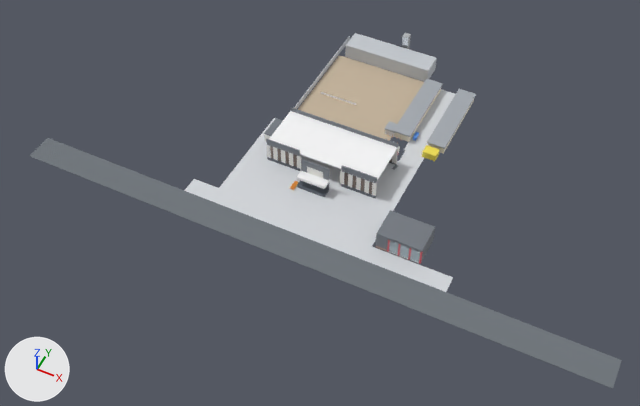
Two versions of the glTF model turon_odob_ilm_3d.glb, one commit apart.
One viewpoint serves both versions: a 50 mm lens placed at (109.0, -228.0, 258.0), pointed at (0.0, -11.0, -14.0). The lights are fixed; the arrows at lower left show +X, +Y and +Z. The first picture is the older version. Vertices at exactly the same position are counted once.

The first picture shows 'Turon_Odob_Ilm_Furqat_Full'.
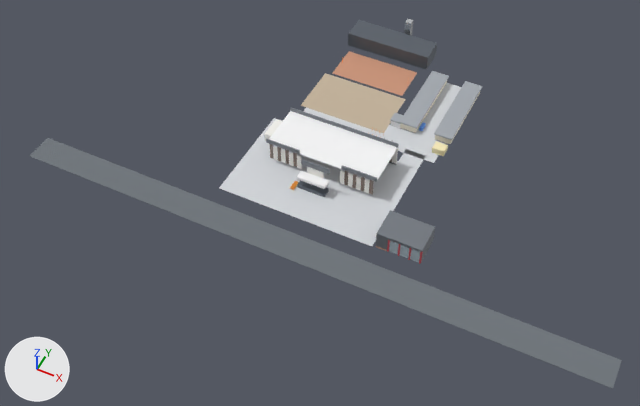
The change in detail:
Material 'Soft_Ochre' (mat_soft_ochre) is new.
Its base color is (0.91, 0.81, 0.48) (beige #f5e8b8).
Its metallic is 0.04.
Its roughness is 0.78.
Material 'Basketball_Court' (mat_basketball_court) is new.
Its base color is (0.6, 0.3, 0.19) (brown #cb9579).
Its metallic is 0.05.
Its roughness is 0.72.
Material 'Dark_SportsHall' (mat_dark_sportshall) is new.
Its base color is (0.13, 0.15, 0.18) (grey #656c76).
Its metallic is 0.4.
Its roughness is 0.48.
me_campusmesh is used by ob_turon_odob_ilm_furqat_full; location (0.0, 0.0, 0.0).
me_campusmesh had 1458 vertices, 2196 faces and spanned x -112.0..128.0, y -52.0..77.0, z -2.0..12.0.
me_campusmesh now has 904 vertices, 1356 faces and spans x -112.0..128.0, y -52.0..87.0, z -2.0..12.0.
me_campusmesh part 1: the loose piece of 8 vertices spanning x -24.0..16.0, y 63.0..73.0, z 0.0..7.0 is moved by (-3.0, 9.0, 0.0), in mat_dark_sportshall (grey #656c76).
me_campusmesh part 2: the loose piece of 8 vertices spanning x 13.0..17.0, y 24.0..29.0, z 0.0..3.0 is moved by (0.0, 6.0, 0.0).
me_campusmesh part 3: the loose piece of 8 vertices spanning x 14.0..15.0, y 23.0..24.0, z 0.0..2.0 is scaled about its middle by (615, 126, 0.0245), then moved by (-8.0, 1.0, -1.0), in mat_paving_courtyard (light grey #d4d7db).
me_campusmesh part 4: a new loose piece, a box spanning x 23.95..32.55, y 20.25..66.75, z -0.04..0.02, in mat_paving_courtyard (light grey #d4d7db).
me_campusmesh part 5: a new loose piece, a box spanning x -27.0..12.0, y 24.5..48.5, z -0.02..0.02, in mat_dirt_field (beige #c4b39b).
me_campusmesh part 6: a new loose piece, a box spanning x -24.25..9.75, y 49.7..67.3, z -0.01..0.04, in mat_basketball_court (brown #cb9579).
me_campusmesh part 7: the loose piece of 8 vertices spanning x -1.0..2.0, y 74.0..77.0, z 0.0..12.0 is moved by (-3.0, 10.0, 0.0).
me_campusmesh part 8: the loose piece of 8 vertices spanning x 32.0..39.0, y 24.0..60.0, z 0.0..3.0 is moved by (1.0, 6.0, 0.0).
me_campusmesh part 9: the loose piece of 8 vertices spanning x 12.0..17.0, y 24.0..29.0, z 3.0 is moved by (0.0, 6.0, 0.0).
me_campusmesh part 10: the loose piece of 8 vertices spanning x 16.0..24.0, y 24.0..61.0, z 3.0..4.0 is moved by (0.0, 6.0, 0.0).
me_campusmesh part 11: the loose piece of 8 vertices spanning x 31.0..39.0, y 24.0..61.0, z 3.0..4.0 is moved by (1.0, 6.0, 0.0).
me_campusmesh part 12: the loose piece of 8 vertices spanning x 32.0..37.0, y 19.0..23.0, z 0.0..3.0 is moved by (2.0, 4.0, 0.0), in mat_soft_ochre (beige #f5e8b8).
me_campusmesh part 13: 30 loose pieces with 254 vertices, spanning x -45.0..65.0, y -40.0..75.0, z 0.0..10.0, are deleted.
me_campusmesh part 14: 29 vertices moved from x 6.0..33.0, y 10.0..30.0, z 0.0..8.0 to x 5.0..33.0, y 10.0..30.0, z 0.0..8.0; 380 vertices removed from x -24.0..52.0, y -32.0..30.0, z 0.0..10.0; 24 vertices added at x -14.0..24.0, y 14.0..66.0, z 0.0..8.0.
Other edits to the shape of me_campusmesh do not show in these pictures.
me_campusmesh no longer uses material mat_gray_trim (light grey #c8cdd3).
me_campusmesh no longer uses material mat_yellow_gas (yellow #fdea59).
me_campusmesh gains material mat_dark_sportshall (grey #656c76).
me_campusmesh gains material mat_basketball_court (brown #cb9579).
me_campusmesh gains material mat_soft_ochre (beige #f5e8b8).

Pixel boxes [x1, y1, x2, y2] of what changed, in the pictures (640 x 406 px; the box of a moved part takes in the faces that stretch with it):
'Turon_Odob_Ilm_Furqat_Full', reshaped
    before: [30, 33, 622, 388]
    after: [30, 19, 622, 388]
part 1 of me_campusmesh, moved or reshaped
    before: [345, 33, 437, 82]
    after: [348, 20, 437, 69]
part 2 of me_campusmesh, moved or reshaped
    before: [385, 130, 394, 137]
    after: [391, 121, 400, 128]
part 3 of me_campusmesh, moved or reshaped (not visible before)
    after: [304, 107, 445, 163]
part 4 of me_campusmesh, added
    after: [406, 83, 461, 155]
part 5 of me_campusmesh, added
    after: [301, 73, 406, 133]
part 6 of me_campusmesh, added
    after: [332, 51, 417, 96]
part 7 of me_campusmesh, moved or reshaped
    before: [402, 33, 411, 49]
    after: [404, 19, 413, 36]
part 8 of me_campusmesh, moved or reshaped
    before: [428, 99, 474, 154]
    after: [435, 92, 480, 144]
part 9 of me_campusmesh, moved or reshaped
    before: [385, 121, 397, 133]
    after: [390, 113, 403, 124]
part 10 of me_campusmesh, moved or reshaped
    before: [393, 79, 443, 137]
    after: [399, 71, 449, 129]
part 11 of me_campusmesh, moved or reshaped
    before: [427, 89, 476, 149]
    after: [434, 81, 482, 140]
part 12 of me_campusmesh, moved or reshaped
    before: [422, 145, 440, 161]
    after: [432, 141, 448, 156]
part 13 of me_campusmesh, deleted
    before: [184, 36, 455, 292]
part 14 of me_campusmesh, cut back
    before: [266, 111, 424, 263]
    after: [351, 81, 447, 246]
